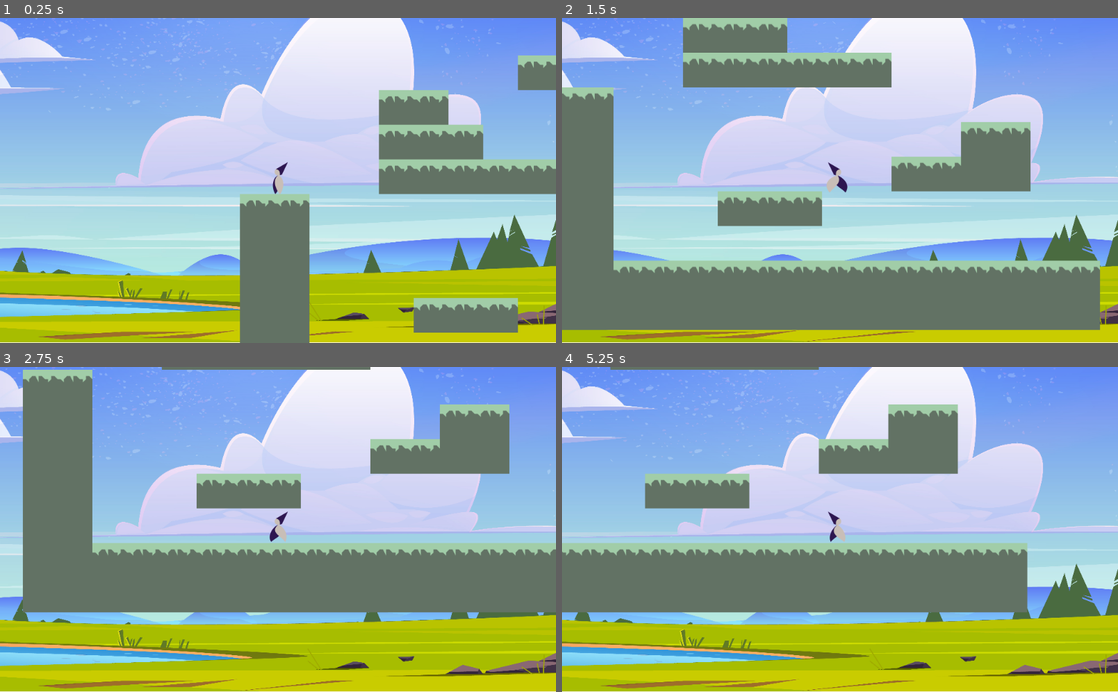
Above: before the commit, frames 1-4 (two rows, left to right).
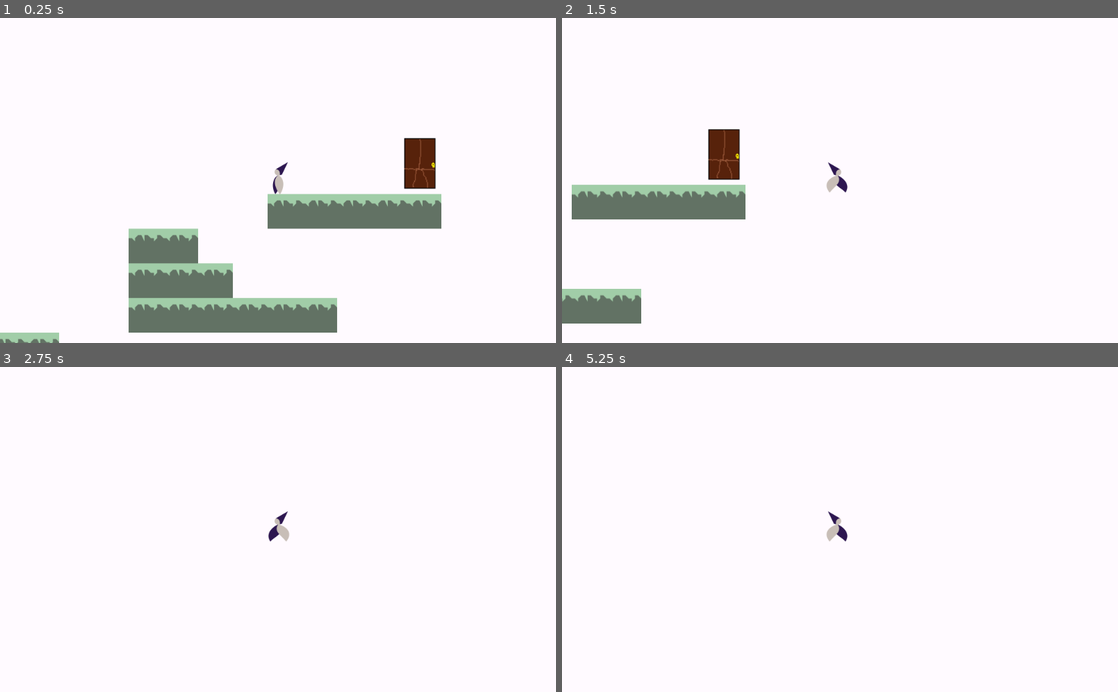
Above: after the commit, the same moments.

Repository: AdamSteinert999/Higher-colder
Game: Godot game, scene res://World.tscn
The game is run twice, just before and just after one commit, with the same random seed, the same clock (stepped at 60 frames per second) and the same inputs.
Inputs:
- Up to frame 1 (0.25 s): no input
- Up to frame 2 (1.5 s): tap Enter at 0.5 s; hold D (move_right) from 0.53 s (still down); tap Space (jump) at 0.77 s
- Up to frame 3 (2.75 s): tap Space (jump) at 1.52 s; release D (move_right) at 2.03 s; hold A (move_left) from 2.03 s (still down)
- Up to frame 4 (5.25 s): release A (move_left) at 2.78 s; hold D (move_right) 2.78-4.28 s; tap Space (jump) at 3.02, 3.77, 4.52 s; hold A (move_left) 4.28-5.03 s; hold D (move_right) from 5.03 s (still down)

The runs differ from the first frame. In frame 1, 94% of the frame differs, in the area x 0-100%, y 0-100%; in frame 2, 94%; in frame 3, 96%; in frame 4, 97%.

Commit message:
Add files via upload

Diff:
--- a/Higher-colder/Player.tscn
+++ b/Higher-colder/Player.tscn
@@ -71,6 +71,7 @@
 }
 
 [node name="Player" type="KinematicBody2D"]
+collision_layer = 2
 script = ExtResource( 2 )
 
 [node name="CollisionShape2D" type="CollisionShape2D" parent="."]
--- a/Higher-colder/Tails.tscn
+++ b/Higher-colder/Tails.tscn
@@ -1,6 +1,8 @@
-[gd_scene load_steps=3 format=2]
+[gd_scene load_steps=5 format=2]
 
-[ext_resource path="res://undefined - Imgur (1).png" type="Texture" id=1]
+[ext_resource path="res://leto.png" type="Texture" id=1]
+[ext_resource path="res://podzim.png" type="Texture" id=2]
+[ext_resource path="res://zima.png" type="Texture" id=3]
 
 [sub_resource type="RectangleShape2D" id=1]
 extents = Vector2( 32, 32 )
@@ -30,3 +32,50 @@
 [node name="CollisionShape2D" type="CollisionShape2D" parent="Sprite2/StaticBody2D"]
 position = Vector2( -1, 0 )
 shape = SubResource( 1 )
+
+[node name="podzim" type="Sprite" parent="."]
+position = Vector2( 281, 100 )
+texture = ExtResource( 2 )
+region_enabled = true
+region_rect = Rect2( 0, 0, 64, 64 )
+
+[node name="StaticBody2D" type="StaticBody2D" parent="podzim"]
+
+[node name="CollisionShape2D" type="CollisionShape2D" parent="podzim/StaticBody2D"]
+position = Vector2( 0, -1 )
+shape = SubResource( 1 )
+
+[node name="podzim2" type="Sprite" parent="."]
+position = Vector2( 413, 100 )
+texture = ExtResource( 2 )
+region_enabled = true
+region_rect = Rect2( 0, 64, 64, 64 )
+
+[node name="StaticBody2D" type="StaticBody2D" parent="podzim2"]
+
+[node name="CollisionShape2D" type="CollisionShape2D" parent="podzim2/StaticBody2D"]
+shape = SubResource( 1 )
+
+[node name="zima" type="Sprite" parent="."]
+position = Vector2( 283, 305 )
+texture = ExtResource( 3 )
+region_enabled = true
+region_rect = Rect2( 0, 0, 64, 64 )
+
+[node name="StaticBody2D" type="StaticBody2D" parent="zima"]
+
+[node name="CollisionShape2D" type="CollisionShape2D" parent="zima/StaticBody2D"]
+position = Vector2( 1, 0 )
+shape = SubResource( 1 )
+
+[node name="zima2" type="Sprite" parent="."]
+position = Vector2( 412, 304 )
+texture = ExtResource( 3 )
+region_enabled = true
+region_rect = Rect2( 0, 64, 64, 64 )
+
+[node name="StaticBody2D" type="StaticBody2D" parent="zima2"]
+
+[node name="CollisionShape2D" type="CollisionShape2D" parent="zima2/StaticBody2D"]
+position = Vector2( 1, -1 )
+shape = SubResource( 1 )
--- a/Higher-colder/World.tscn
+++ b/Higher-colder/World.tscn
@@ -1,8 +1,12 @@
-[gd_scene load_steps=4 format=2]
+[gd_scene load_steps=6 format=2]
 
 [ext_resource path="res://Tiles.tres" type="TileSet" id=1]
 [ext_resource path="res://Player.tscn" type="PackedScene" id=2]
-[ext_resource path="res://2112.w026.n002.1261B.p1.1261.jpg" type="Texture" id=3]
+[ext_resource path="res://portal.tscn" type="PackedScene" id=3]
+[ext_resource path="res://kokot.png" type="Texture" id=4]
+
+[sub_resource type="RectangleShape2D" id=1]
+extents = Vector2( 31, 52.5 )
 
 [node name="World" type="Node2D"]
 
@@ -13,11 +17,22 @@
 tile_data = PoolIntArray( -131064, 0, 0, -131063, 0, 0, -131062, 0, 0, -131061, 0, 0, -131060, 0, 0, -65532, 0, 0, -655 …(829 unchanged characters)…
 
 [node name="Player" parent="." instance=ExtResource( 2 )]
-position = Vector2( 66, 99 )
+position = Vector2( 527, -135 )
 
 [node name="ParallaxBackground" type="ParallaxBackground" parent="."]
 
 [node name="Sprite" type="Sprite" parent="ParallaxBackground"]
 position = Vector2( 262, 252 )
 scale = Vector2( 0.2898, 0.245304 )
-texture = ExtResource( 3 )
+
+[node name="Area2D" parent="." instance=ExtResource( 3 )]
+next_scene_path = "res://world2.tscn"
+
+[node name="CollisionShape2D" type="CollisionShape2D" parent="Area2D"]
+position = Vector2( 791, -167 )
+shape = SubResource( 1 )
+
+[node name="Sprite" type="Sprite" parent="Area2D"]
+position = Vector2( 789, -151 )
+scale = Vector2( 1.4, 1.5 )
+texture = ExtResource( 4 )
--- /dev/null
+++ b/Higher-colder/lpz.tres
@@ -0,0 +1,136 @@
+[gd_resource type="TileSet" load_steps=5 format=2]
+
+[ext_resource path="res://leto.png" type="Texture" id=1]
+[ext_resource path="res://podzim.png" type="Texture" id=2]
+[ext_resource path="res://zima.png" type="Texture" id=3]
+
+[sub_resource type="RectangleShape2D" id=1]
+extents = Vector2( 32, 32 )
+
+[resource]
+0/name = "Sprite"
+0/texture = ExtResource( 1 )
+0/tex_offset = Vector2( 0, 0 )
+0/modulate = Color( 1, 1, 1, 1 )
+0/region = Rect2( 0, 0, 64, 64 )
+0/tile_mode = 0
+0/occluder_offset = Vector2( 32, 32 )
+0/navigation_offset = Vector2( 32, 32 )
+0/shape_offset = Vector2( 31, 32 )
+0/shape_transform = Transform2D( 1, 0, 0, 1, 31, 32 )
+0/shape = SubResource( 1 )
+0/shape_one_way = false
+0/shape_one_way_margin = 1.0
+0/shapes = [ {
+"autotile_coord": Vector2( 0, 0 ),
+"one_way": false,
+"one_way_margin": 1.0,
+"shape": SubResource( 1 ),
+"shape_transform": Transform2D( 1, 0, 0, 1, 31, 32 )
+} ]
+0/z_index = 0
+1/name = "Sprite2"
+1/texture = ExtResource( 1 )
+1/tex_offset = Vector2( 0, 0 )
+1/modulate = Color( 1, 1, 1, 1 )
+1/region = Rect2( 0, 64, 64, 64 )
+1/tile_mode = 0
+1/occluder_offset = Vector2( 32, 32 )
+1/navigation_offset = Vector2( 32, 32 )
+1/shape_offset = Vector2( 31, 32 )
+1/shape_transform = Transform2D( 1, 0, 0, 1, 31, 32 )
+1/shape = SubResource( 1 )
+1/shape_one_way = false
+1/shape_one_way_margin = 1.0
+1/shapes = [ {
+"autotile_coord": Vector2( 0, 0 ),
+"one_way": false,
+"one_way_margin": 1.0,
+"shape": SubResource( 1 ),
+"shape_transform": Transform2D( 1, 0, 0, 1, 31, 32 )
+} ]
+1/z_index = 0
+2/name = "podzim"
+2/texture = ExtResource( 2 )
+2/tex_offset = Vector2( 0, 0 )
+2/modulate = Color( 1, 1, 1, 1 )
+2/region = Rect2( 0, 0, 64, 64 )
+2/tile_mode = 0
+2/occluder_offset = Vector2( 32, 32 )
+2/navigation_offset = Vector2( 32, 32 )
+2/shape_offset = Vector2( 32, 31 )
+2/shape_transform = Transform2D( 1, 0, 0, 1, 32, 31 )
+2/shape = SubResource( 1 )
+2/shape_one_way = false
+2/shape_one_way_margin = 1.0
+2/shapes = [ {
+"autotile_coord": Vector2( 0, 0 ),
+"one_way": false,
+"one_way_margin": 1.0,
+"shape": SubResource( 1 ),
+"shape_transform": Transform2D( 1, 0, 0, 1, 32, 31 )
+} ]
+2/z_index = 0
+3/name = "podzim2"
+3/texture = ExtResource( 2 )
+3/tex_offset = Vector2( 0, 0 )
+3/modulate = Color( 1, 1, 1, 1 )
+3/region = Rect2( 0, 64, 64, 64 )
+3/tile_mode = 0
+3/occluder_offset = Vector2( 32, 32 )
+3/navigation_offset = Vector2( 32, 32 )
+3/shape_offset = Vector2( 32, 32 )
+3/shape_transform = Transform2D( 1, 0, 0, 1, 32, 32 )
+3/shape = SubResource( 1 )
+3/shape_one_way = false
+3/shape_one_way_margin = 1.0
+3/shapes = [ {
+"autotile_coord": Vector2( 0, 0 ),
+"one_way": false,
+"one_way_margin": 1.0,
+"shape": SubResource( 1 ),
+"shape_transform": Transform2D( 1, 0, 0, 1, 32, 32 )
+} ]
+3/z_index = 0
+4/name = "zima"
+4/texture = ExtResource( 3 )
+4/tex_offset = Vector2( 0, 0 )
+4/modulate = Color( 1, 1, 1, 1 )
+4/region = Rect2( 0, 0, 64, 64 )
+4/tile_mode = 0
+4/occluder_offset = Vector2( 32, 32 )
+4/navigation_offset = Vector2( 32, 32 )
+4/shape_offset = Vector2( 33, 32 )
+4/shape_transform = Transform2D( 1, 0, 0, 1, 33, 32 )
+4/shape = SubResource( 1 )
+4/shape_one_way = false
+4/shape_one_way_margin = 1.0
+4/shapes = [ {
+"autotile_coord": Vector2( 0, 0 ),
+"one_way": false,
+"one_way_margin": 1.0,
+"shape": SubResource( 1 ),
+"shape_transform": Transform2D( 1, 0, 0, 1, 33, 32 )
+} ]
+4/z_index = 0
+5/name = "zima2"
+5/texture = ExtResource( 3 )
+5/tex_offset = Vector2( 0, 0 )
+5/modulate = Color( 1, 1, 1, 1 )
+5/region = Rect2( 0, 64, 64, 64 )
+5/tile_mode = 0
+5/occluder_offset = Vector2( 32, 32 )
+5/navigation_offset = Vector2( 32, 32 )
+5/shape_offset = Vector2( 33, 31 )
+5/shape_transform = Transform2D( 1, 0, 0, 1, 33, 31 )
+5/shape = SubResource( 1 )
+5/shape_one_way = false
+5/shape_one_way_margin = 1.0
+5/shapes = [ {
+"autotile_coord": Vector2( 0, 0 ),
+"one_way": false,
+"one_way_margin": 1.0,
+"shape": SubResource( 1 ),
+"shape_transform": Transform2D( 1, 0, 0, 1, 33, 31 )
+} ]
+5/z_index = 0
--- /dev/null
+++ b/Higher-colder/portal.gd
@@ -0,0 +1,18 @@
+tool
+
+extends Area2D
+
+export(String, FILE)var next_scene_path = ""
+
+
+
+func _get_configuration_warning() -> String:
+	if next_scene_path == "":
+		return "next_scene_path must be set for the portal to work "
+	else:
+			return ""
+
+func _on_portal_body_entered(body):
+	if get_tree().change_scene(next_scene_path) != OK:
+
+		print("Error: Unavailable scene!")
--- /dev/null
+++ b/Higher-colder/portal.tscn
@@ -0,0 +1,15 @@
+[gd_scene load_steps=3 format=2]
+
+[ext_resource path="res://portal.gd" type="Script" id=1]
+
+[sub_resource type="RectangleShape2D" id=1]
+extents = Vector2( 37, 78 )
+
+[node name="portal" type="Area2D"]
+script = ExtResource( 1 )
+
+[node name="CollisionShape2D" type="CollisionShape2D" parent="."]
+position = Vector2( -7, 4 )
+shape = SubResource( 1 )
+
+[connection signal="body_entered" from="." to="." method="_on_portal_body_entered"]
--- a/Higher-colder/project.godot
+++ b/Higher-colder/project.godot
@@ -36,6 +36,11 @@
  ]
 }
 
+[layer_names]
+
+2d_physics/layer_1="Portal"
+2d_physics/layer_2="Player"
+
 [physics]
 
 common/enable_pause_aware_picking=true
--- /dev/null
+++ b/Higher-colder/world2.tscn
@@ -0,0 +1,30 @@
+[gd_scene load_steps=6 format=2]
+
+[ext_resource path="res://Player.tscn" type="PackedScene" id=1]
+[ext_resource path="res://lpz.tres" type="TileSet" id=2]
+[ext_resource path="res://portal.tscn" type="PackedScene" id=3]
+[ext_resource path="res://kokot.png" type="Texture" id=4]
+
+[sub_resource type="RectangleShape2D" id=1]
+extents = Vector2( 31, 52.5 )
+
+[node name="Node2D" type="Node2D"]
+
+[node name="Player" parent="." instance=ExtResource( 1 )]
+
+[node name="TileMap" type="TileMap" parent="."]
+tile_set = ExtResource( 2 )
+format = 1
+tile_data = PoolIntArray( -65535, 5, 0, -65534, 5, 0, 1, 5, 0, 2, 5, 0, 3, 5, 0, 131077, 4, 0, 131078, 4, 0, 131079, 4, 0, 196613, 5, 0, 196614, 5, 0, 196615, 5, 0, 196616, 5, 0, 196617, 5, 0, 327691, 4, 0, 327692, 4, 0, 327693, 4, 0, 393226, 5, 0, 393227, 5, 0, 393228, 5, 0, 393229, 5, 0, 524288, 5, 0, 524289, 5, 0, 524290, 5, 0, 524291, 5, 0, 524292, 5, 0, 524293, 5, 0, 524294, 5, 0, 524295, 5, 0, 524296, 5, 0, 524297, 5, 0, 524298, 5, 0, 524299, 5, 0, 524300, 5, 0, 524301, 5, 0, 524302, 5, 0, 524303, 5, 0 )
+
+[node name="Area2D" parent="." instance=ExtResource( 3 )]
+next_scene_path = "res://world2.tscn"
+
+[node name="CollisionShape2D2" type="CollisionShape2D" parent="Area2D"]
+position = Vector2( 99, -117 )
+shape = SubResource( 1 )
+
+[node name="Sprite" type="Sprite" parent="Area2D"]
+position = Vector2( 97.0001, -103 )
+scale = Vector2( 1.4, 1.5 )
+texture = ExtResource( 4 )
--- /dev/null
+++ b/Higher-colder/world3.tscn
@@ -0,0 +1,13 @@
+[gd_scene load_steps=3 format=2]
+
+[ext_resource path="res://Player.tscn" type="PackedScene" id=1]
+[ext_resource path="res://lpz.tres" type="TileSet" id=2]
+
+[node name="world3" type="Node2D"]
+
+[node name="Player" parent="." instance=ExtResource( 1 )]
+
+[node name="TileMap" type="TileMap" parent="."]
+tile_set = ExtResource( 2 )
+format = 1
+tile_data = PoolIntArray( -65535, 0, 0, -65534, 0, 0, 1, 1, 0, 2, 1, 0, 3, 1, 0, 131077, 0, 0, 131078, 0, 0, 131079, 0, 0, 196613, 1, 0, 196614, 1, 0, 196615, 1, 0, 196616, 1, 0, 196617, 1, 0, 393228, 0, 0, 393229, 0, 0, 393230, 0, 0, 393231, 0, 0, 524287, 1, 0, 458752, 1, 0, 458753, 1, 0, 458754, 1, 0, 458755, 1, 0, 458764, 1, 0, 458765, 1, 0, 458766, 1, 0, 458767, 1, 0, 589823, 1, 0, 524288, 1, 0, 524289, 1, 0, 524290, 1, 0, 524291, 1, 0, 524292, 1, 0, 524293, 1, 0, 524294, 1, 0, 524295, 1, 0, 524296, 1, 0, 524297, 1, 0, 524298, 1, 0, 524299, 1, 0, 524300, 1, 0, 524301, 1, 0, 524302, 1, 0, 524303, 1, 0 )
Binary file added: Higher-colder/kokot.png
Not shown, added: Higher-colder/kokot.png.import
Binary file added: Higher-colder/leto.png
Not shown, added: Higher-colder/leto.png.import
Binary file added: Higher-colder/podzim.png
Not shown, added: Higher-colder/podzim.png.import
Binary file added: Higher-colder/zima.png
Not shown, added: Higher-colder/zima.png.import
